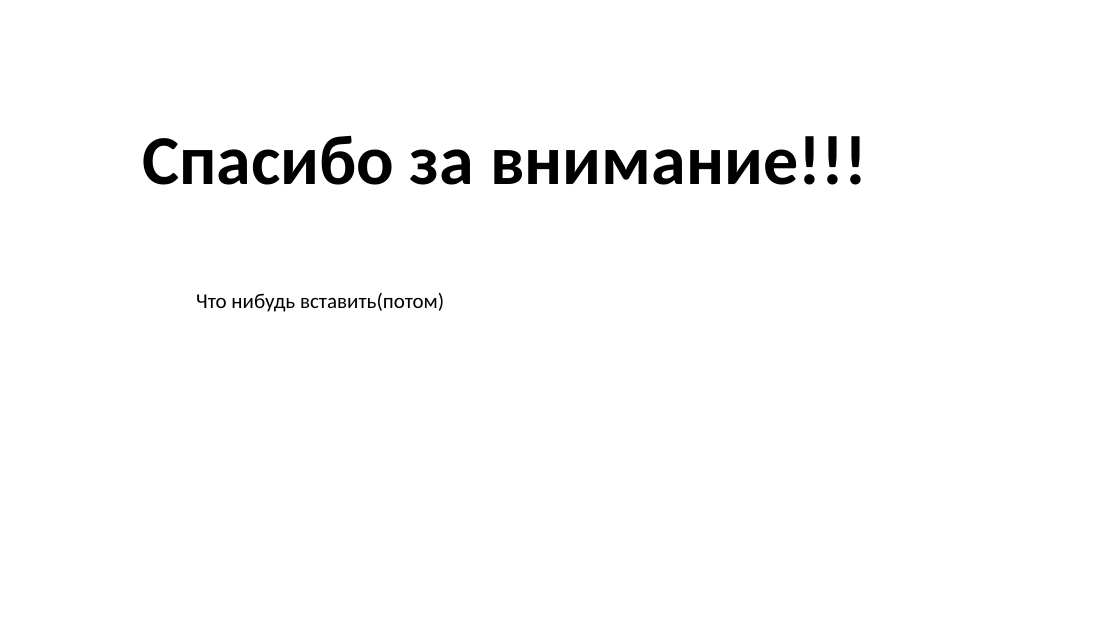
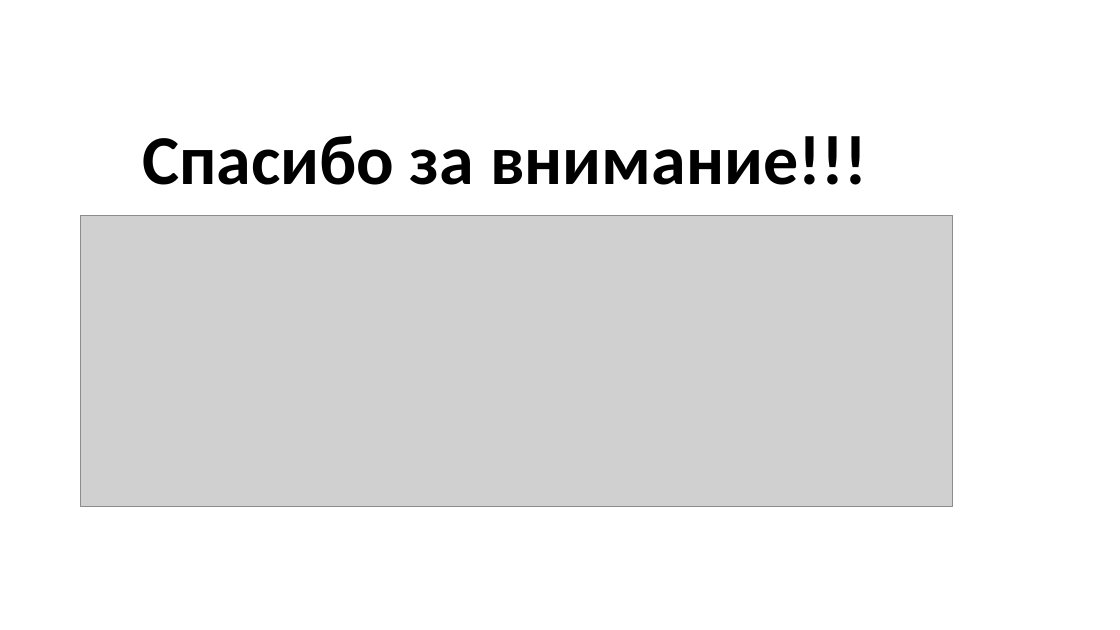
Before and after one commit to levbush/Math-bot, a slide deck: slide 5 of prez/Math-website.pptx. Drawn at 1120x630 pixels with LibreOffice and Linux fonts; fonts in the diff are those of the drawing; grey boxes stand for pictures. Boxes give left, top, right and bottom in pixels: in the first picture for what was removed or moved away, otherwise in the second. Text is boxed around its words. In the diff, an @@ line names an element or a change of style, - is before the commit and + after.

```diff
--- a/prez/Math-website.pptx
+++ b/prez/Math-website.pptx
@@ picture added at bbox=[81, 215, 954, 507] @@
@@ text removed at bbox=[196, 293, 444, 312] @@
-Что нибудь вставить(потом)
```
Also in this commit, not shown: 2 other slides changed, 1 other file.
